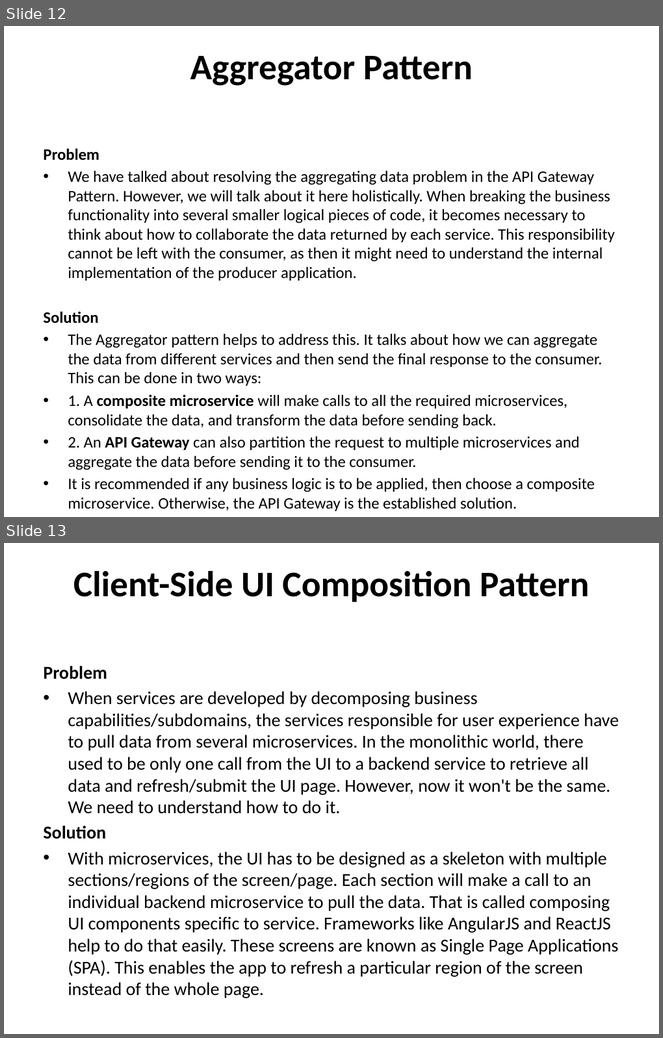
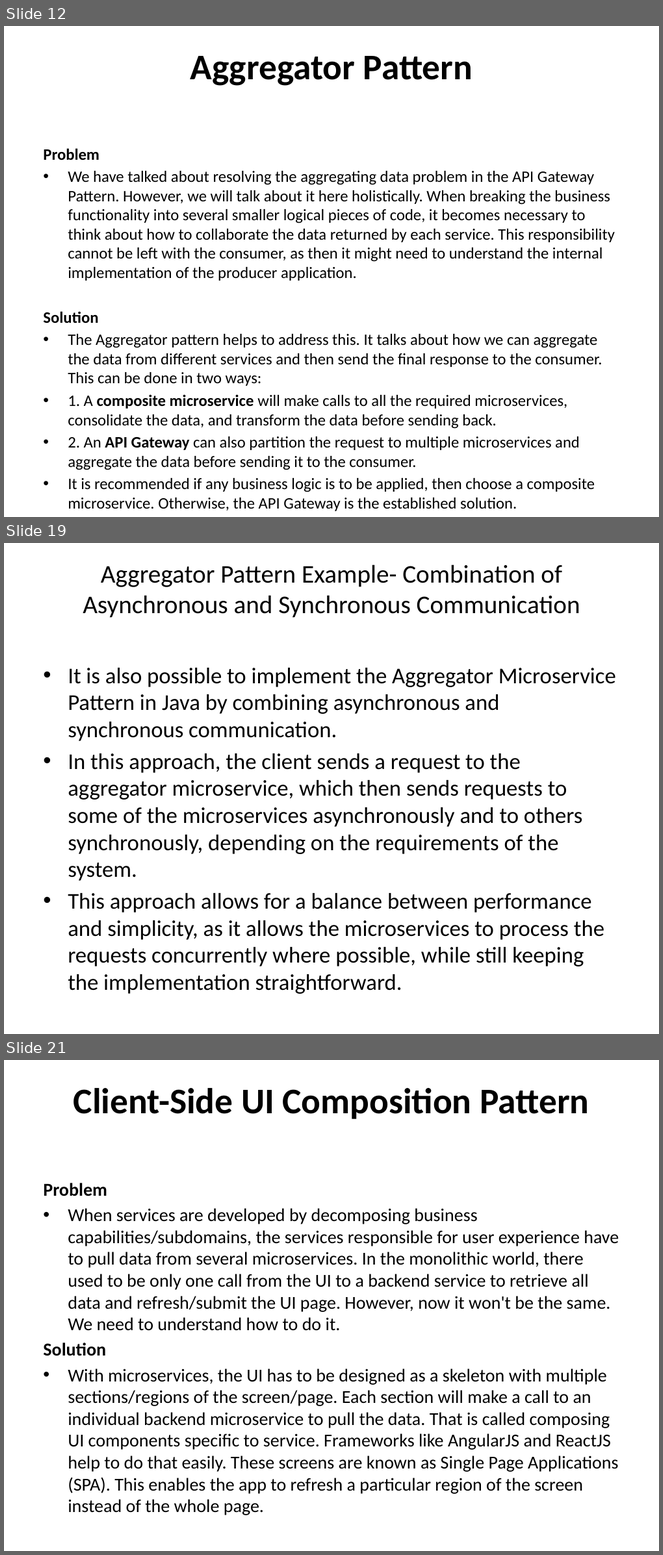
Before and after one commit to techelly/cloudthatmicroservies, a slide deck: Micro services Design Pattern.pptx. Shown one above the other, each under a label of ours: slides 12 and 13 before the commit, slides 12, 19 and 21 after it; the slides between them are not shown. The pictures are 663x1038 and 663x1555 pixels, drawn with LibreOffice and Linux fonts; fonts in the diff are those of the drawing. Boxes give left, top, right and bottom in pixels: in the first picture for what was removed or moved away, otherwise in the second. Text is boxed around its words. In the diff, an @@ line names an element or a change of style, - is before the commit and + after.

Commit message:
Async Non Blocking Microservice service example

```diff
--- a/Micro services Design Pattern.pptx
+++ b/Micro services Design Pattern.pptx
@@ slide 19 added at box(4, 543, 659, 1034), background #FFFFFF @@
@@ title added at box(83, 564, 581, 618), 28 pt, text #000000 @@
+Aggregator Pattern Example- Combination of Asynchronous and Synchronous Communication
@@ text added at box(68, 668, 616, 994), 24.8 pt, text #000000 @@
+• It is also possible to implement the Aggregator Microservice Pattern in Java by combining asynchronous and synchronous communication.
+• In this approach, the client sends a request to the aggregator microservice, which then sends requests to some of the microservices asynchronously and to others synchronously, depending on the requirements of the system.
+• This approach allows for a balance between performance and simplicity, as it allows the microservices to process the requests concurrently where possible, while still keeping the implementation straightforward.
@@ what was slide 13 is now slide 21 @@
```
Also in this commit, not shown: 7 other slides added, 2 other files.
